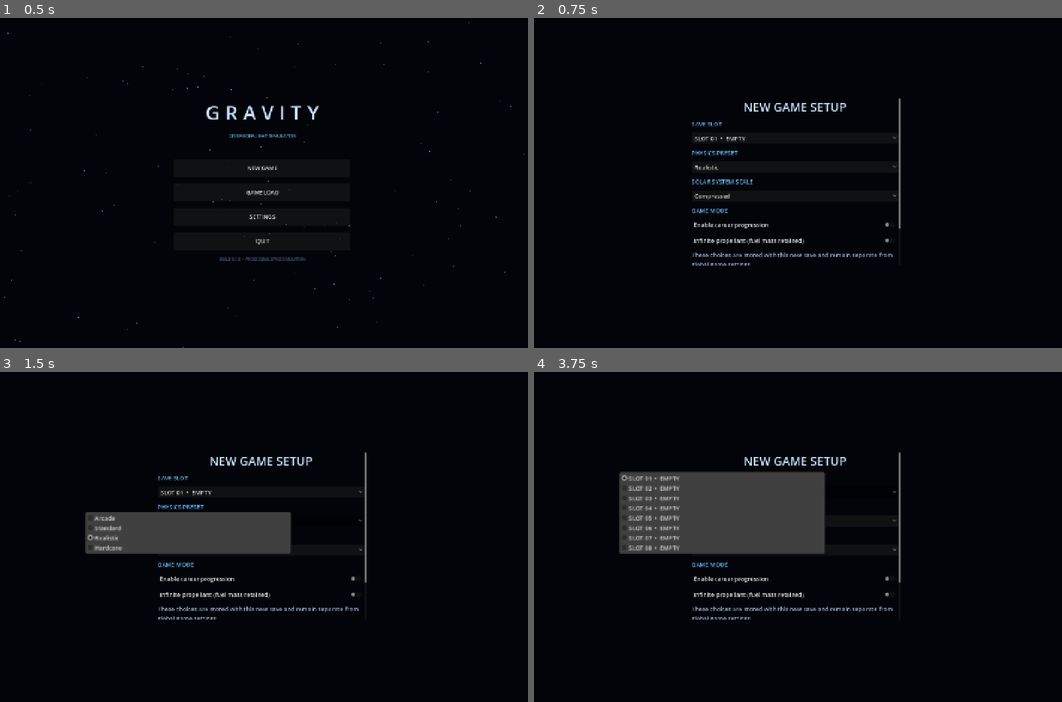
Above: before the commit, frames 1-4 (two rows, left to right).
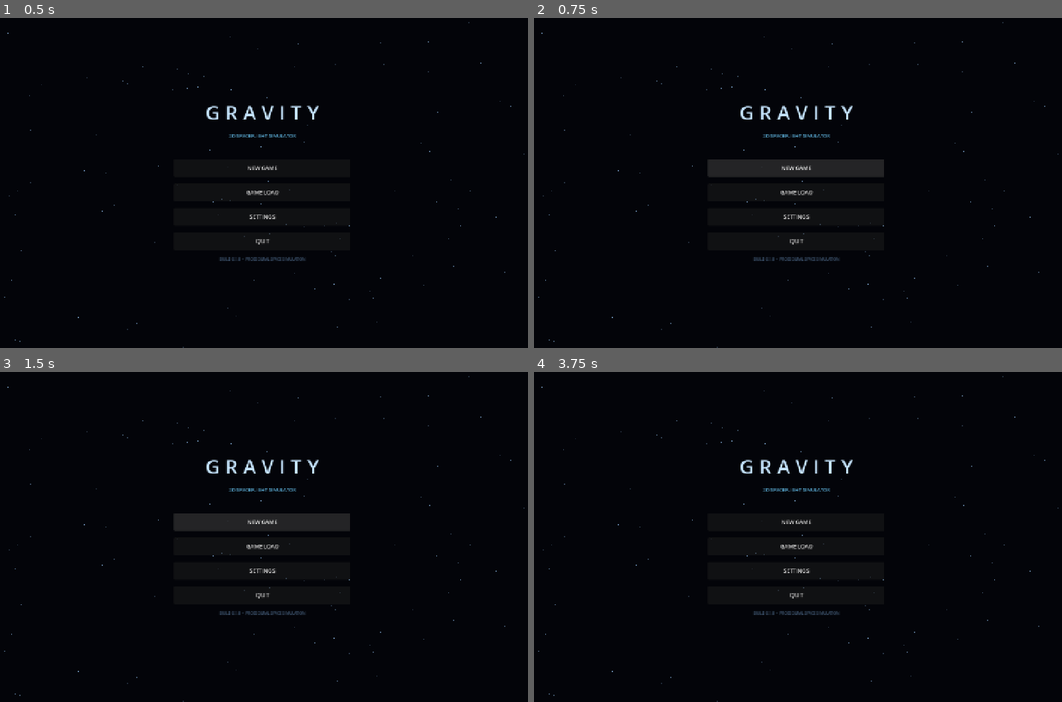
Above: after the commit, the same moments.

Repository: Blagos1195/Gravity-simulator
Game: Godot game, scene res://scenes/main.tscn
The game is run twice, just before and just after one commit, with the same random seed, the same clock (stepped at 60 frames per second) and the same inputs.
Inputs (mouse positions are in pixels of both pictures, inside the frame that each line leads up to):
- Up to frame 1 (0.5 s): no input
- Up to frame 2 (0.75 s): click "NEW GAME" at 0.5 s
- Up to frame 3 (1.5 s): click (264, 520) at 1.25 s, where only the run after the commit has a clickable "NEW GAME"
- Up to frame 4 (3.75 s): click (792, 636) at 2 s, where only the run before the commit has a clickable "CONTINUE TO ROCKET BUILDER"; click (792, 636) at 2.75 s, where only the run before the commit has a clickable "CONTINUE TO ROCKET BUILDER"; click (792, 490) at 3.5 s, where only the run before the commit has a clickable "SLOT 01 • EMPTY"

Frame 1 is identical in both runs. In frame 2, 3.1% of the frame differs, in the area x 0-100%, y 1-100%; in frame 3, 7.5%; in frame 4, 11%.
Error after the commit: Parse Error: Identifier "errors" not declared in the current scope. (res://scripts/rocket_design.gd:327)

Commit message:
Reject disconnected rocket components

Diff:
--- a/Gravity/scripts/rocket_design.gd
+++ b/Gravity/scripts/rocket_design.gd
@@ -304,6 +304,54 @@
 	var mass := total_initial_mass(design)
 	for i in range(stages.size()):
 		var stage: Dictionary = stages[i]
+		var components: Array = stage.get("components", [])
+		if not components.is_empty():
+			var uid_indices: Dictionary = {}
+			for component_index in range(components.size()):
+				var component: Dictionary = components[component_index]
+				var uid := str(component.get("part_uid", ""))
+				if uid.is_empty():
+					uid = "legacy_part_%d" % component_index
+					component["part_uid"] = uid
+					components[component_index] = component
+				uid_indices[uid] = component_index
+			var links: Array[Array] = []
+			var previous_stack := -1
+			for component_index in range(components.size()):
+				var component: Dictionary = components[component_index]
+				var parent_uid := str(component.get("structural_parent_uid", ""))
+				var parent_index := -1
+				if not parent_uid.is_empty():
+					parent_index = int(uid_indices.get(parent_uid, -1))
+					if parent_index < 0 or parent_index == component_index:
+						errors.append("Stage %d contains a part connected to a missing or invalid attachment." % (i + 1))
+				elif str(component.get("attachment", "stack")) == "stack":
+					parent_index = previous_stack
+					previous_stack = component_index
+				elif str(component.get("attachment", "stack")) in ["side", "radial"]:
+					parent_index = int(component.get("mount_index", -1))
+				if parent_index >= 0 and parent_index < components.size():
+					links.append([component_index, parent_index])
+			var visited: Dictionary = {}
+			var root_index := 0
+			for component_index in range(components.size()):
+				if str(components[component_index].get("attachment", "stack")) == "stack":
+					root_index = component_index
+					break
+			var pending: Array[int] = [root_index]
+			while not pending.is_empty():
+				var current := pending.pop_back()
+				if visited.has(current):
+					continue
+				visited[current] = true
+				for link in links:
+					if int(link[0]) == current and not visited.has(int(link[1])):
+						pending.append(int(link[1]))
+					elif int(link[1]) == current and not visited.has(int(link[0])):
+						pending.append(int(link[0]))
+			for component_index in range(components.size()):
+				if not visited.has(component_index):
+					errors.append("Stage %d has a disconnected part: %s. Attach it to another part before launch." % [i + 1, str(components[component_index].get("label", components[component_index].get("id", "Part")))])
 		var fuel := stage_total_fuel_capacity(stage)
 		var flow := stage_total_flow(stage)
 		var thrust := stage_total_thrust(stage, true)
